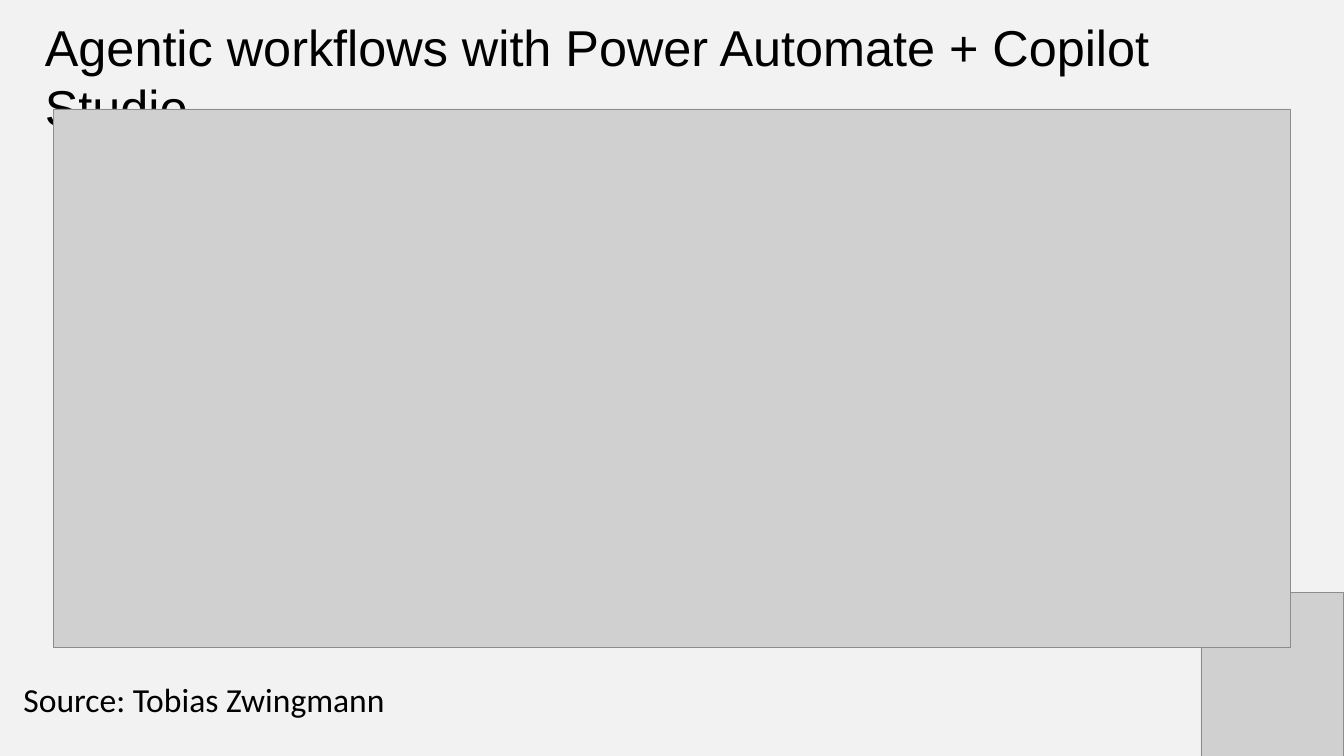
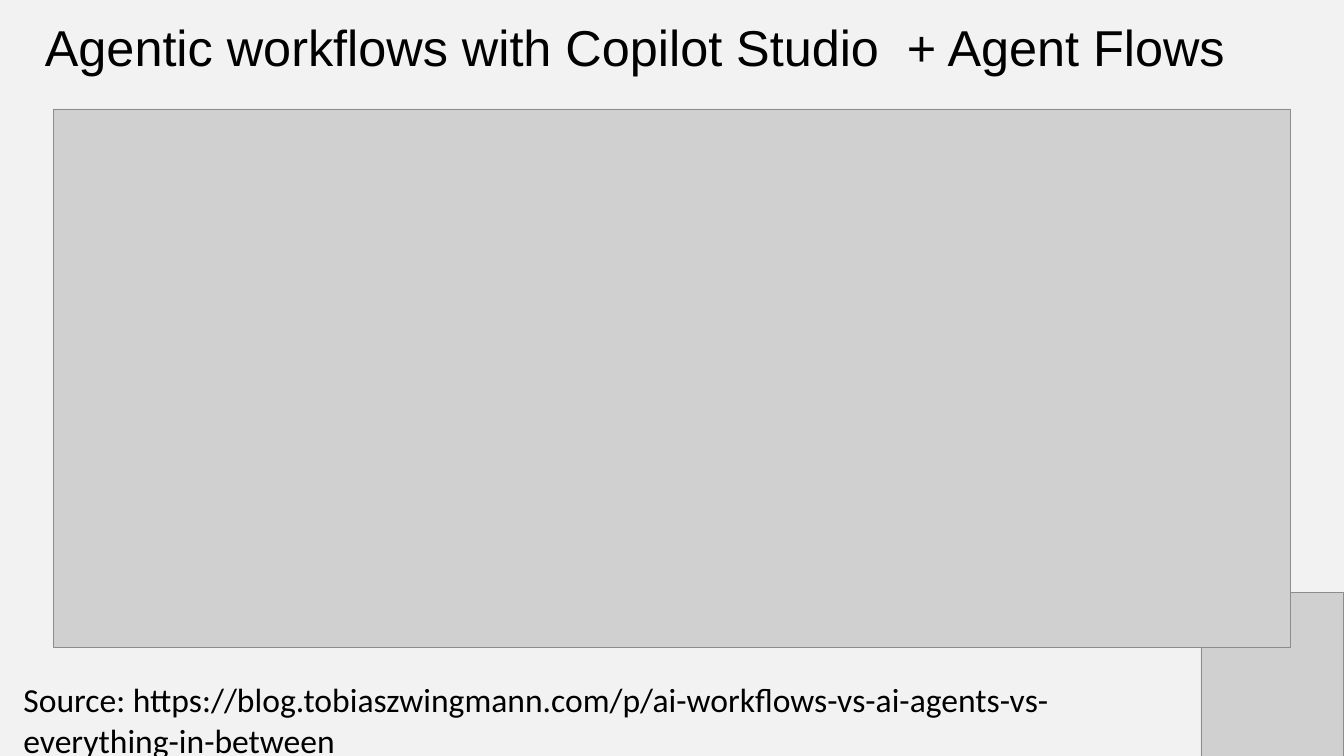
Before and after one commit to stringfestdata/gxls-first-excel-agent, a slide deck: slide 15 of first-excel-agent.pptx. Drawn at 1344x756 pixels with LibreOffice and Linux fonts; fonts in the diff are those of the drawing; grey boxes stand for pictures. Boxes give left, top, right and bottom in pixels: in the first picture for what was removed or moved away, otherwise in the second. Text is boxed around its words. In the diff, an @@ line names an element or a change of style, - is before the commit and + after.

```diff
--- a/first-excel-agent.pptx
+++ b/first-excel-agent.pptx
@@ text at box(45, 29, 1225, 76): text changed @@
-Agentic workflows with Power Automate + Copilot Studio
+Agentic workflows with Copilot Studio + Agent Flows
@@ text at box(23, 688, 1048, 756): text changed @@
-Source: Tobias Zwingmann
+Source: https://blog.tobiaszwingmann.com/p/ai-workflows-vs-ai-agents-vs-everything-in-between
```
Also in this commit, not shown: 1 other slide changed, 2 other files.
